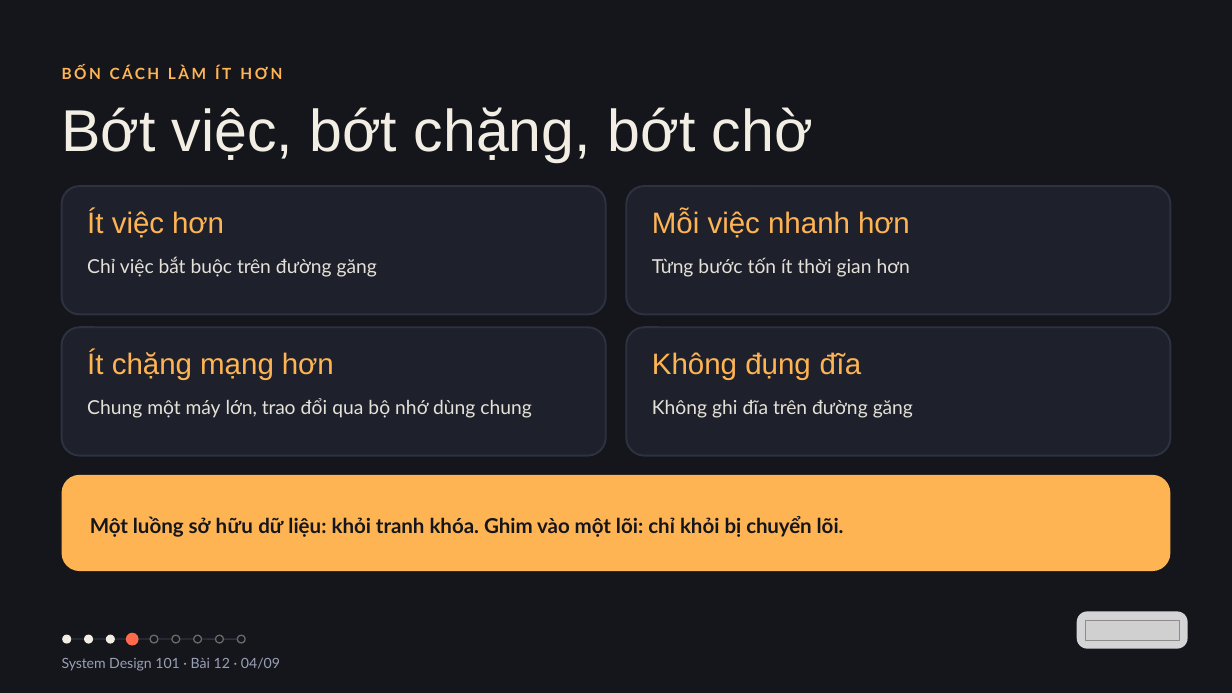
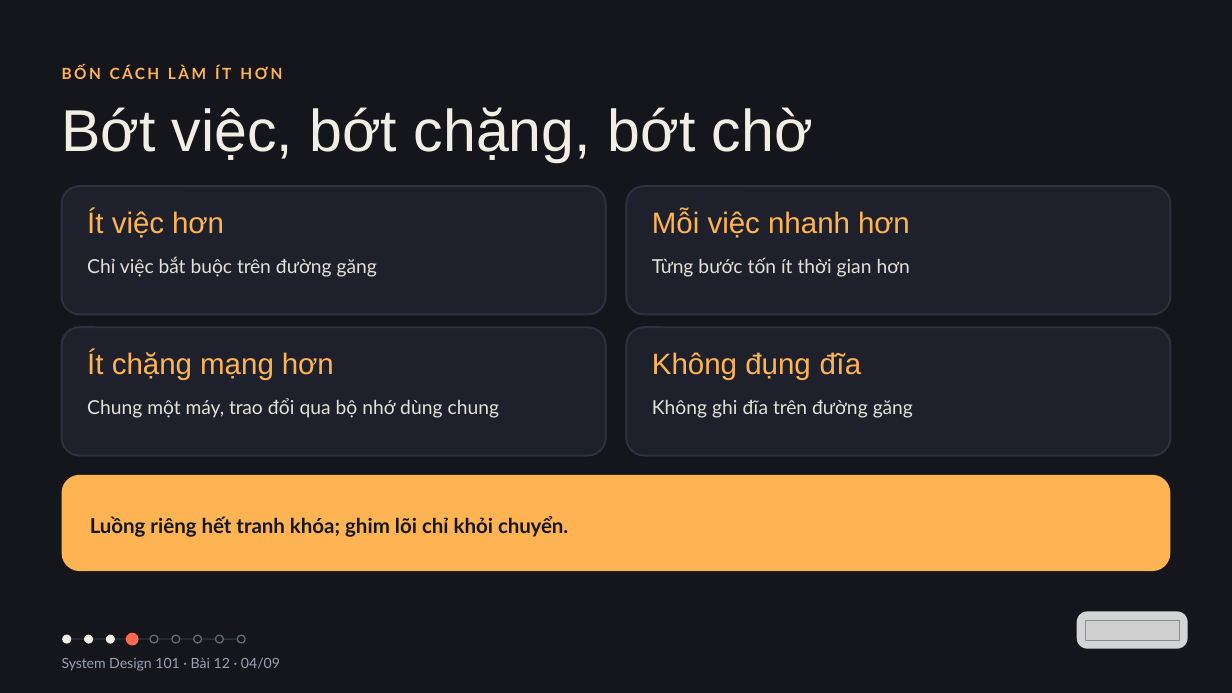
Before and after one commit to vohoailinh90/tool-marketing-studio, a slide deck: slide 4 of system-design-101/vi/lessons/sd-06-012/slides/sd-06-012.pptx. Drawn at 1232x693 pixels with LibreOffice and Linux fonts; fonts in the diff are those of the drawing; grey boxes stand for pictures. Boxes give left, top, right and bottom in pixels: in the first picture for what was removed or moved away, otherwise in the second. Text is boxed around its words. In the diff, an @@ line names an element or a change of style, - is before the commit and + after.

```diff
--- a/system-design-101/vi/lessons/sd-06-012/slides/sd-06-012.pptx
+++ b/system-design-101/vi/lessons/sd-06-012/slides/sd-06-012.pptx
@@ text at (x1=87, y1=398, x2=499, y2=418): text changed @@
-Chung một máy lớn, trao đổi qua bộ nhớ dùng chung
+Chung một máy, trao đổi qua bộ nhớ dùng chung
@@ text at (x1=90, y1=516, x2=568, y2=537): text changed @@
-Một luồng sở hữu dữ liệu: khỏi tranh khóa. Ghim vào một lõi: chỉ khỏi bị chuyển lõi.
+Luồng riêng hết tranh khóa; ghim lõi chỉ khỏi chuyển.
```
Also in this commit, not shown: 5 other slides changed, 4 other files.
